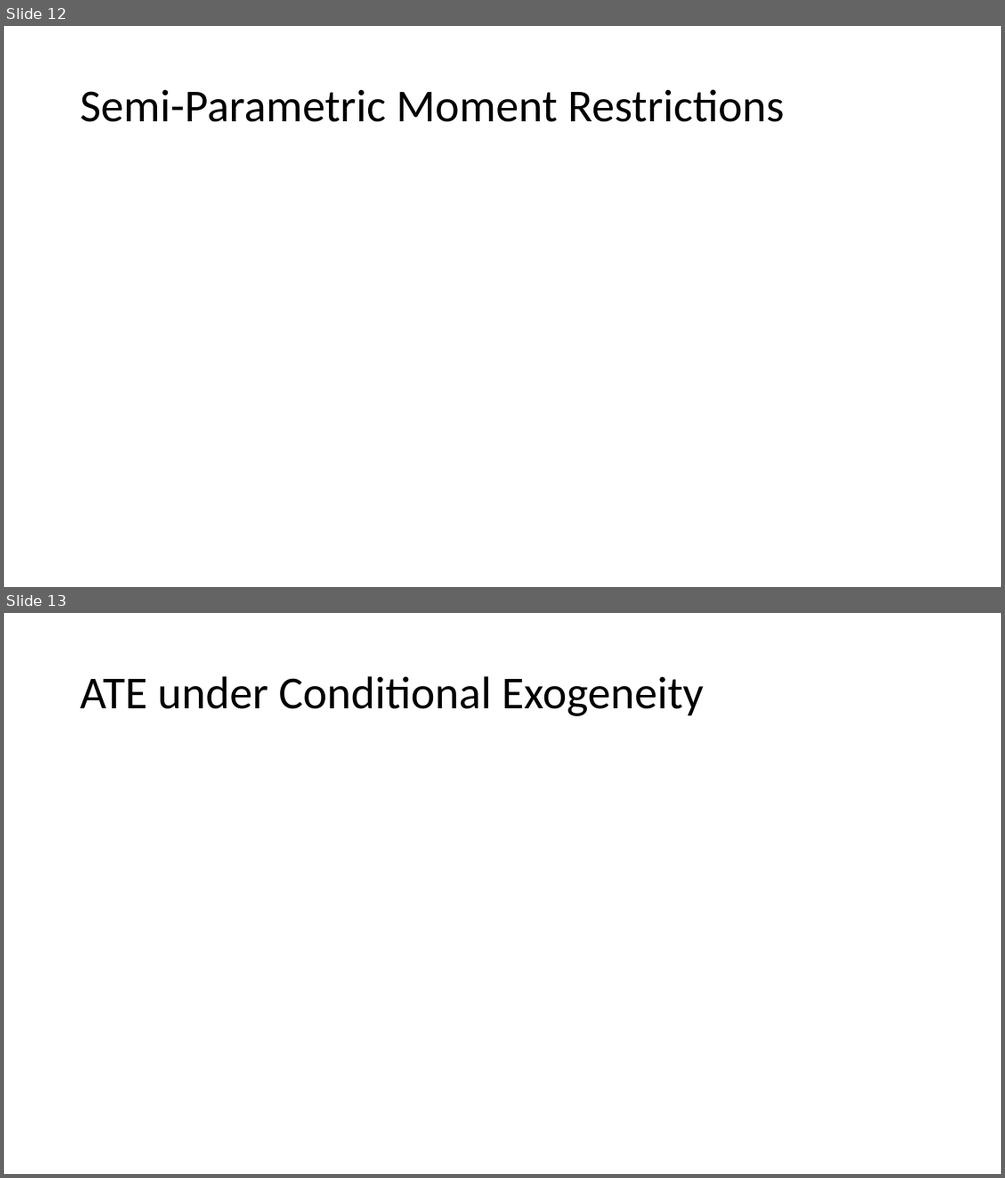
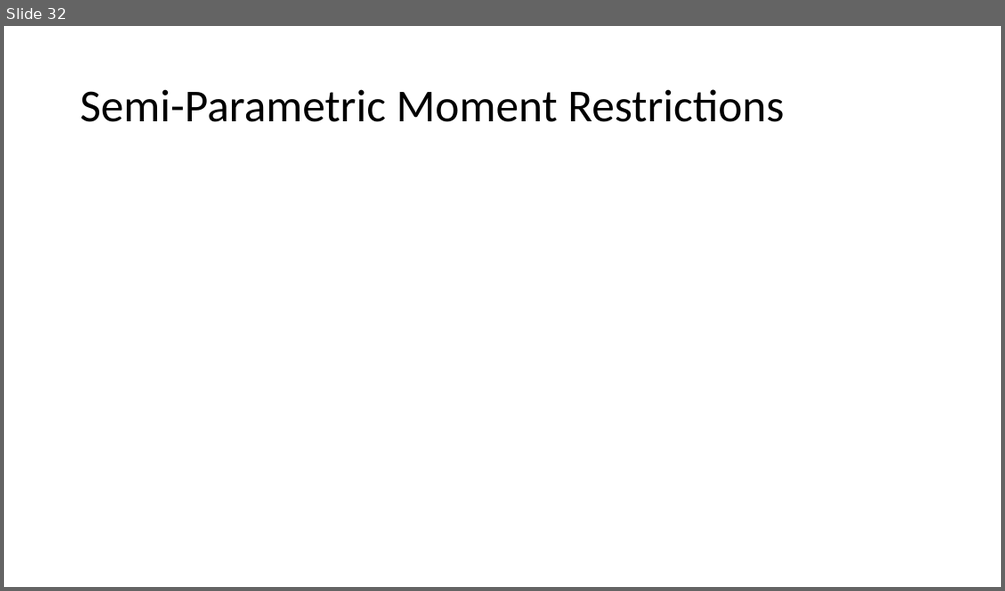
Before and after one commit to stanford-msande228/winter25, a slide deck: assets/presentations/MSANDE228_Lecture13_Inference_with_Modern_NonLinear_Methods.pptx. Shown one above the other, each under a label of ours: slides 12 and 13 before the commit, slide 32 after it. The pictures are 1005x1178 and 1005x591 pixels, drawn with LibreOffice and Linux fonts; fonts in the diff are those of the drawing; grey boxes stand for pictures. Boxes give left, top, right and bottom in pixels: in the first picture for what was removed or moved away, otherwise in the second. Text is boxed around its words. In the diff, an @@ line names an element or a change of style, - is before the commit and + after.

```diff
--- a/assets/presentations/MSANDE228_Lecture13_Inference_with_Modern_NonLinear_Methods.pptx
+++ b/assets/presentations/MSANDE228_Lecture13_Inference_with_Modern_NonLinear_Methods.pptx
@@ slide 13 removed at box(4, 613, 1001, 1174), background #FFFFFF @@
@@ title removed at box(80, 676, 704, 716) @@
-ATE under Conditional Exogeneity
@@ what was slide 12 is now slide 32 @@
```
Also in this commit, not shown: 7 slides changed, 3 slides added, 28 other slides removed, 1 other file.
